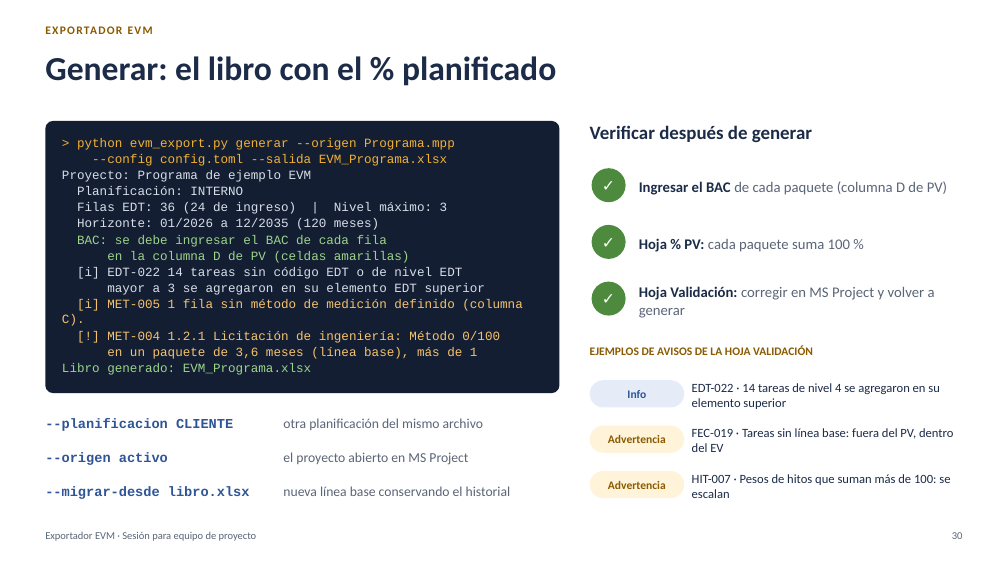
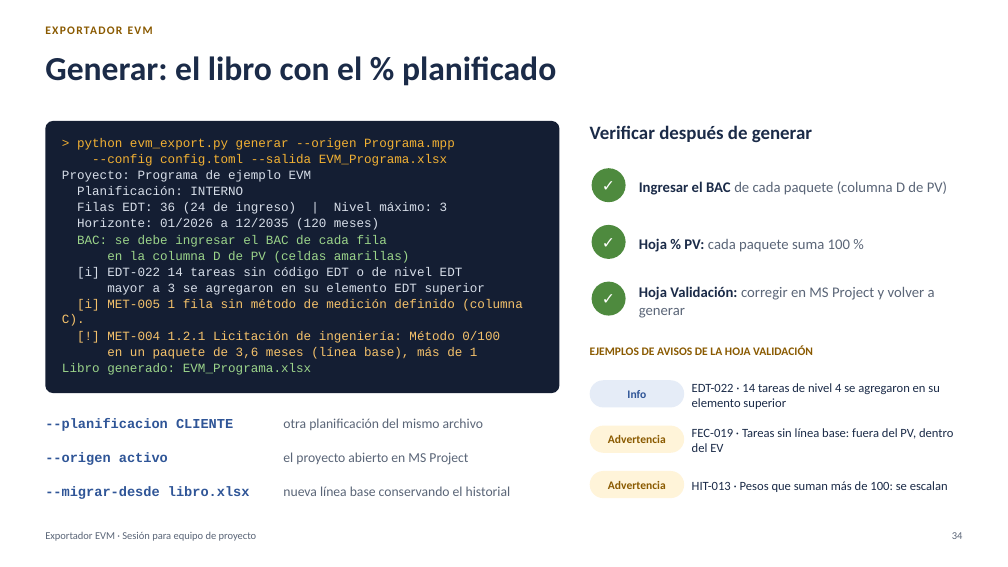
Before and after one commit to MarceloSalazar/evm-automation, a slide deck: slide 34 of docs/presentacion-jefes-de-proyecto.pptx (slide 30 before the commit). Drawn at 1008x567 pixels with LibreOffice and Linux fonts; fonts in the diff are those of the drawing. Boxes give left, top, right and bottom in pixels: in the first picture for what was removed or moved away, otherwise in the second. Text is boxed around its words. In the diff, an @@ line names an element or a change of style, - is before the commit and + after.

Commit message:
Capturas del libro regeneradas y presentación de la 2.7.0
- Capturas de docs/img/excel con las cabeceras y las fechas de EV de la 2.7.0.
- Presentación: 45 diapositivas y 30 minutos de contenido (34 con preguntas).
  Nuevas: actualizar-edt, revisar las líneas base (validar --informe),
  corregir-linea-base y el método Ponderado con los pesos por tarea resumen.
  Actualizadas: agenda, campos personalizados, presupuesto, errores
  frecuentes, hitos ponderados, cómo funciona, generar (HIT-013) y las
  capturas del libro.

```diff
--- a/docs/presentacion-jefes-de-proyecto.pptx
+++ b/docs/presentacion-jefes-de-proyecto.pptx
@@ text at [692,481,948,492]: text changed @@
-HIT-007 · Pesos de hitos que suman más de 100: se escalan
+HIT-013 · Pesos que suman más de 100: se escalan
@@ page number at [952,532,963,539]: text changed @@
-30
+34
```
Also in this commit, not shown: 9 other slides changed, 4 slides added, 18 other files.
